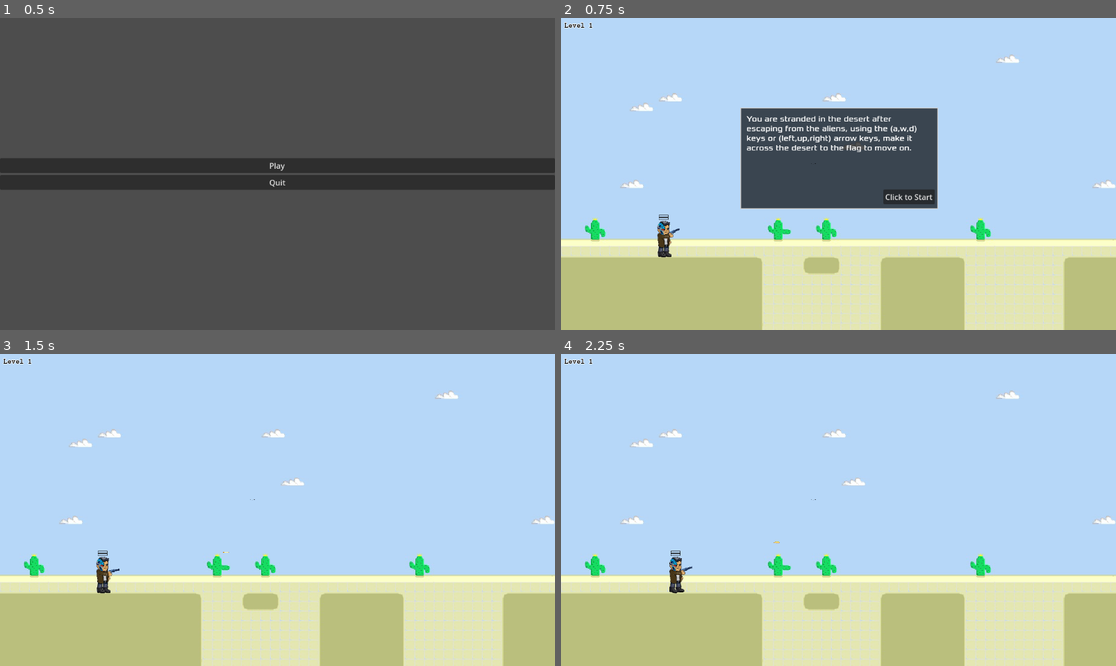
Above: before the commit, frames 1-4 (two rows, left to right).
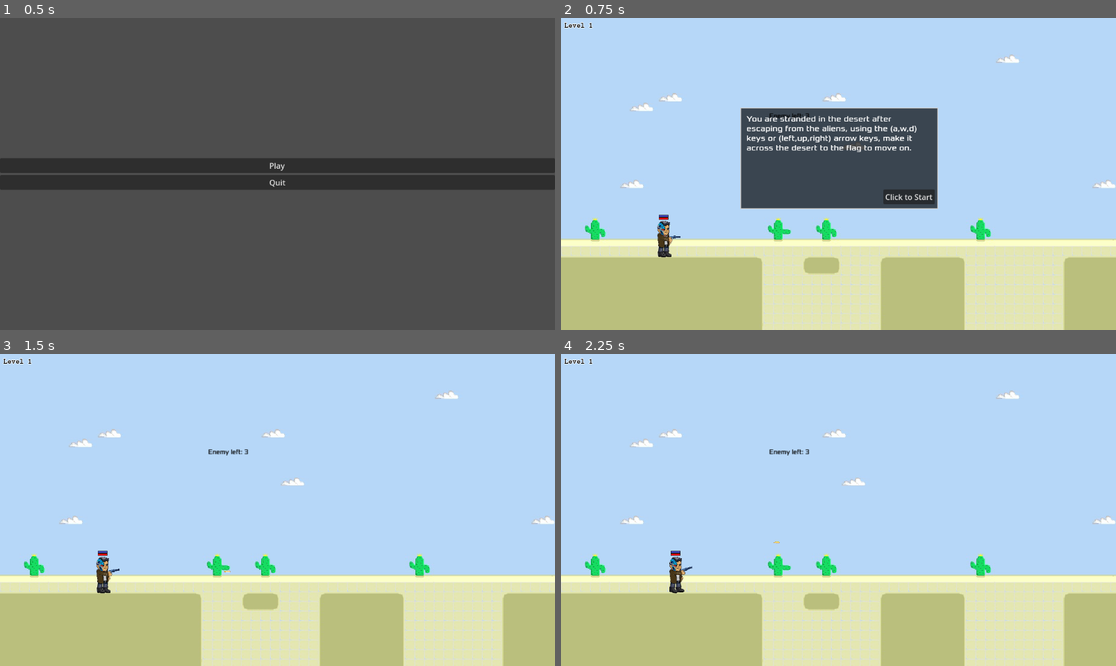
Above: after the commit, the same moments.

Repository: Patelprincein/CS2053Project-team16
Game: Godot game, scene res://scenes/main_menu.tscn
Two runs of this game, one before a commit and one after it. Both use one fixed random seed, a clock stepped at 60 frames per second and the inputs below.
Inputs (mouse positions are in pixels of both pictures, inside the frame that each line leads up to):
- Up to frame 1 (0.5 s): no input
- Up to frame 2 (0.75 s): click "Play" at 0.5 s
- Up to frame 3 (1.5 s): click "Click to Start" at 1.25 s
- Up to frame 4 (2.25 s): tap Enter at 2 s; move the mouse to (960, 494) at 2.02 s; press the mouse at (960, 494) at 2.03 s; hold D (right) from 2.03 s (still down)

Frame 1 is identical in both runs. In frame 2, 0.1% of the frame differs, in the area x 17-46%, y 30-72%; in frame 3, 0.1%; in frame 4, 0.1%.

Commit message:
added flag functionality
flag actives when all enemy dies until all enemies dies player wont able to see flag..

Diff:
--- a/project---robots--a-survival-challenge/enemies/enemy_flying_3.gd
+++ b/project---robots--a-survival-challenge/enemies/enemy_flying_3.gd
@@ -101,16 +101,13 @@
 		queue_free()
 
 func add_score():
-	print("aa")
 	score_label.enemy_killed()
-
 
 
 func _on_bullet_timer_timeout() -> void:
 	if seePlayer:
 		shoot()
 
-
 func _on_area_2d_area_entered(area: Area2D) -> void:
 	if area.is_in_group("playerBullet"):
 		got_hit()
--- a/project---robots--a-survival-challenge/enemies/enemy_patrol_1.gd
+++ b/project---robots--a-survival-challenge/enemies/enemy_patrol_1.gd
@@ -20,7 +20,6 @@
 func _physics_process(delta: float) -> void:
 	if patrolling:
 		patrol(delta)
-
 	check_if_sees_player()
 
 
@@ -47,7 +46,6 @@
 			patrolling = false
 			$AnimatedSprite2D.play("idle")
 
-
 # Shoot the player
 func shoot():
 	var bullet = bullet_scene.instantiate()
@@ -55,7 +53,7 @@
 	bullet.direction = (player.global_position - global_position).normalized()
 	get_parent().add_child(bullet)
 
-# Ouch
+# Kill alien
 func got_hit():
 	health -= 1
 	$HealthBar.value = health
@@ -64,14 +62,12 @@
 		queue_free()
 
 func add_score():
-	print("aa")
 	score_label.enemy_killed()
 
 func _on_bullet_timer_timeout() -> void:
 	if not patrolling:
 		shoot()
 
-
 func _on_area_2d_area_entered(area: Area2D) -> void:
 	if area.is_in_group("playerBullet"):
 		got_hit()
--- a/project---robots--a-survival-challenge/enemies/enemy_patrol_2.gd
+++ b/project---robots--a-survival-challenge/enemies/enemy_patrol_2.gd
@@ -64,7 +64,6 @@
 		queue_free()
 
 func add_score():
-	print("aa")
 	score_label.enemy_killed()
 
 
--- a/project---robots--a-survival-challenge/level_1.gd
+++ b/project---robots--a-survival-challenge/level_1.gd
@@ -1,11 +1,28 @@
 extends Node2D
 
 const NEXT_LEVEL: String = "res://scenes/levels/level_2.tscn"
+@onready var score_node = get_node("Camera2D/ScoreLabel")
 
-# Called when the node enters the scene tree for the first time.
+var max_score = 3
+var can_move = false
+
+
 func _ready() -> void:
-	print("level1")
+	pass
+
+@warning_ignore("unused_parameter")
+func _process(delta: float) -> void:
+
+	visible_flag(can_move)
+
+	if(score_node.score1 == max_score):
+		can_move = true
+
+
+func visible_flag(val):
+	$Flag.visible = val
+
 
 func _on_end_level_2_body_entered(body: Node2D) -> void:
-	if body.name == "Player-Body" and body.can_end:
+	if body.name == "Player-Body" and can_move:
 		get_tree().change_scene_to_file(NEXT_LEVEL)
--- a/project---robots--a-survival-challenge/player/scripts/bullet.gd
+++ b/project---robots--a-survival-challenge/player/scripts/bullet.gd
@@ -8,6 +8,7 @@
 	position += direction * speed * delta
 
 
+@warning_ignore("unused_parameter")
 func _on_Bullet_body_entered(body: Node) -> void:
 	queue_free()
 
--- a/project---robots--a-survival-challenge/player/scripts/player_body.gd
+++ b/project---robots--a-survival-challenge/player/scripts/player_body.gd
@@ -1,105 +1,112 @@
 extends CharacterBody2D
 
 const speed = 100
-
-@export var GRAVITY = 250  # Gravity
-@export var fly_speed = 500
 const JUMP_FORCE = 200
 
+@export var GRAVITY = 250
+@export var fly_speed = 40
+@onready var energy_bar = $FlightEnergyBar
+@onready var health_bar = $HealthBar
+
+var health = 50.0
 var left_arm
 var body_scale_x
-
-var can_move: bool
-var can_end: bool
-
-var tdleta
+var can_move = false
 var flight_energy = 100.0
-
-@onready var energy_bar = $FlightEnergyBar
-@export var health: int = 20
-
 
 func _ready() -> void:
 	left_arm = $Body/Left_arm
+	body_scale_x = $Body.scale.x
 	visible_jets(false)
-	body_scale_x = $Body.scale.x
-	can_end = false
+	$FlightEnergyBar.max_value = flight_energy
+	$FlightEnergyBar.value = flight_energy
+	$HealthBar.max_value = health
+	$HealthBar.value = health
 
 
 @warning_ignore("unused_parameter")
 func _process(dleta):
-	if $Body.scale.x > 0:
-		left_arm.rotation = (get_global_mouse_position() - left_arm.global_position).angle()
-	else:
-		var dir = get_global_mouse_position() - left_arm.global_position
-		dir.x = -dir.x
-		left_arm.rotation = dir.angle()
+	if can_move:
+		if $Body.scale.x > 0:
+			left_arm.rotation = (get_global_mouse_position() - left_arm.global_position).angle()
+		else:
+			var dir = get_global_mouse_position() - left_arm.global_position
+			dir.x = -dir.x
+			left_arm.rotation = dir.angle()
 
 
 func _physics_process(delta: float) -> void:
 	velocity.x = 0
-
-	if (((left_arm.rotation_degrees < -90 && left_arm.rotation_degrees > -180) || (left_arm.rotation_degrees < 180 && left_arm.rotation_degrees > 90)) && ((get_global_mouse_position().x - left_arm.global_position.x) < 0)):
-		$Body.scale.x = -$Body.scale.x
-	if (((left_arm.rotation_degrees < -90 && left_arm.rotation_degrees > -180) || (left_arm.rotation_degrees < 180 && left_arm.rotation_degrees > 90)) && ((get_global_mouse_position().x - left_arm.global_position.x) > 0)):
-		$Body.scale.x = -$Body.scale.x
+	if can_move and health < 50:
+		health += 0.7 * delta
+		health_bar.value = health
+	if can_move:
+		player_faces()
+	# Moving Right ([LEFT]/[A])
 	if can_move and Input.is_action_pressed("left"):
 		velocity.x = -speed
 		$AnimationPlayer.play("walk")
-		#if $Body.scale.x > 0:
-		#	$Body.scale.x = -body_scale_x
 
 	# Moving Right ([RIGHT]/[D])
 	if can_move and Input.is_action_pressed("right"):
 		velocity.x = speed
 		$AnimationPlayer.play("walk")
-		#if $Body.scale.x < 0:
-		#	$Body.scale.x = body_scale_x
-
-	# Not Moving
-	if not Input.is_action_pressed("right") and not Input.is_action_pressed("left"):
-		$AnimationPlayer.play("idle")
 
 	# Jump ([SPACE])
 	if can_move and is_on_floor() and Input.is_action_pressed("jump"):
 		velocity.y = -JUMP_FORCE
 
+	if not Input.is_action_pressed("up") and can_move:
+		if flight_energy < 100:
+			flight_energy += 0.8
+			energy_bar.value = flight_energy
+
 	# Flying ([UP]/[W])
-	if can_move and Input.is_action_pressed("up"):
-		velocity.y -= fly_speed * delta
-		$Body/ChestSprite/LLeg/LJet.visible = true
-		$Body/ChestSprite/RLeg/RJet.visible = true
+	if can_move and Input.is_action_pressed("up") and flight_energy > 0:
+		velocity.y -= fly_speed * 0.18
+
+		# Fuel uses to Fly
+		flight_energy -= 0.5
+		energy_bar.value = flight_energy
+
+		# Jets visible
+		visible_jets(true)
 
 		if Input.is_action_pressed("left") or Input.is_action_pressed("right"):
 			$AnimationPlayer.play("Fly")
 		else:
 			$AnimationPlayer.play("idle")
 	else:
+		# Jets invisible
 		visible_jets(false)
+
+
 	velocity.y += GRAVITY * delta
 	move_and_slide()
 
+
 func _input(event):
-	# Fire ([LEFT_MOUSE_CLICK])
 	if event.is_action_pressed("shoot"):
 		$Body/Left_arm/Gun._fire_bullet()
+
 
 func got_hit():
 	health -= 1
 	$HealthBar.value = health
 	if health <= 0:
-
 		get_tree().reload_current_scene()
 
-func _on_area_2d_area_entered(area: Area2D) -> void:
-	print(area.name)
+
+func _on_area_2d_area_entered(area):
 	if area.is_in_group("enemyBullet"):
 		got_hit()
 		area.queue_free()
 
-func visible_jets(ans):
-	$Body/ChestSprite/RLeg/RJet.visible = ans
-	$Body/ChestSprite/LLeg/LJet.visible = ans
+
+func visible_jets(val):
+	$Body/ChestSprite/RLeg/RJet.visible = val
+	$Body/ChestSprite/LLeg/LJet.visible = val
+
 
 func player_faces():
 	if (((left_arm.rotation_degrees < -90 && left_arm.rotation_degrees > -180) || (left_arm.rotation_degrees < 180 && left_arm.rotation_degrees > 90)) && ((get_global_mouse_position().x - left_arm.global_position.x) < 0)):
--- a/project---robots--a-survival-challenge/scenes/levels/dialogue.gd
+++ b/project---robots--a-survival-challenge/scenes/levels/dialogue.gd
@@ -1,11 +1,12 @@
 extends Panel
 
-
-@onready var dialogue_box : Panel = get_node("/root/level-1/CanvasLayer/DialogueBox")
+@onready var dialogue_box : Panel = get_node("/root/level_2/CanvasLayer/DialogueBox")
 @export var player: Node2D
 
+func _ready() -> void:
+	pass
+
 func _on_start_button_pressed() -> void:
-	@warning_ignore("shadowed_variable")
 	var dialogue_box = get_parent()
 	dialogue_box.visible = false
 	player.can_move = true
--- a/project---robots--a-survival-challenge/scenes/levels/level_1.tscn
+++ b/project---robots--a-survival-challenge/scenes/levels/level_1.tscn
@@ -135,7 +135,7 @@
 [sub_resource type="RectangleShape2D" id="RectangleShape2D_8356f"]
 size = Vector2(21, 49)
 
-[node name="level-1" type="Node2D"]
+[node name="level_1" type="Node2D"]
 script = ExtResource("1_lyj1o")
 
 [node name="TileMap" type="Node2D" parent="."]
@@ -202,10 +202,11 @@
 player = NodePath("../Player-Body")
 
 [node name="ScoreLabel" type="Label" parent="Camera2D" node_paths=PackedStringArray("player")]
-offset_left = -455.0
-offset_top = -177.0
-offset_right = -313.0
-offset_bottom = -154.0
+offset_left = -1150.0
+offset_top = -1050.0
+offset_right = -1008.0
+offset_bottom = -1027.0
+scale = Vector2(8.66191, 11.1242)
 text = "Aliens defeated : 0"
 label_settings = SubResource("LabelSettings_wm56r")
 script = ExtResource("11_j2unq")
@@ -299,7 +300,7 @@
 metadata/_edit_use_anchors_ = true
 
 [node name="Flag" type="Sprite2D" parent="."]
-position = Vector2(2260, 315)
+position = Vector2(2301, 316)
 texture = ExtResource("11_3e5ps")
 
 [node name="endLevel2" type="Area2D" parent="Flag"]
@@ -310,3 +311,4 @@
 shape = SubResource("RectangleShape2D_8356f")
 
 [connection signal="pressed" from="CanvasLayer/DialogueBox/StartButton" to="CanvasLayer/DialogueBox" method="_on_start_button_pressed"]
+[connection signal="body_entered" from="Flag/endLevel2" to="." method="_on_end_level_2_body_entered"]
--- a/project---robots--a-survival-challenge/scenes/levels/level_2.gd
+++ b/project---robots--a-survival-challenge/scenes/levels/level_2.gd
@@ -2,11 +2,26 @@
 
 const NEXT_LEVEL: String = "res://scenes/levels/level_3.tscn"
 
-# Called when the node enters the scene tree for the first time.
+@onready var score_node = get_node("Camera2D/ScoreLabel")
+
+var max_score = 5
+var can_move = false
+
+
 func _ready() -> void:
-	print("level2")
+	pass
+
+func _process(delta: float) -> void:
+
+	visible_flag(can_move)
+	print(score_node.score1)
+	if(score_node.score1 == max_score):
+		can_move = true
+
+func visible_flag(val):
+	$Flag.visible = val
 
 
 func _on_end_level_2_body_entered(body: Node2D) -> void:
-	if body.name == "Player-Body" and body.can_end:
+	if body.name == "Player-Body" and can_move:
 		get_tree().change_scene_to_file(NEXT_LEVEL)
--- a/project---robots--a-survival-challenge/scenes/levels/level_2.tscn
+++ b/project---robots--a-survival-challenge/scenes/levels/level_2.tscn
@@ -286,7 +286,7 @@
 player = NodePath("../../../../Player-Body")
 
 [node name="Flag" type="Sprite2D" parent="."]
-position = Vector2(2200, 189)
+position = Vector2(2263, 188)
 texture = ExtResource("7_3cmso")
 
 [node name="endLevel2" type="Area2D" parent="Flag"]
--- a/project---robots--a-survival-challenge/scenes/levels/level_3.gd
+++ b/project---robots--a-survival-challenge/scenes/levels/level_3.gd
@@ -2,16 +2,24 @@
 
 const NEXT_LEVEL: String = "res://scenes/levels/level_4.tscn"
 
-# Called when the node enters the scene tree for the first time.
+@onready var score_node = get_node("Camera2D/ScoreLabel")
+
+var max_score = 5
+var can_move = false
+
 func _ready() -> void:
-	print("level3")
+	pass
+
+@warning_ignore("unused_parameter")
+func _process(delta: float) -> void:
+	if(score_node.score1 == max_score):
+		can_move = true
+	visible_flag(can_move)
+
+func visible_flag(val):
+	$Flag.visible = val
 
 
-# Called every frame. 'delta' is the elapsed time since the previous frame.
-func _process(delta: float) -> void:
-	pass
-
-
-func _on_end_level_2_body_entered(body: Node2D) -> void:
-	if body.name == "Player-Body" and body.can_end:
+func _on_end_level_3_body_entered(body: Node2D) -> void:
+	if body.name == "Player-Body" and score_node.score1 == max_score:
 		get_tree().change_scene_to_file(NEXT_LEVEL)
--- a/project---robots--a-survival-challenge/scenes/levels/level_3.tscn
+++ b/project---robots--a-survival-challenge/scenes/levels/level_3.tscn
@@ -176,14 +176,12 @@
 [node name="patrol2" type="Path2D" parent="Enemies"]
 curve = SubResource("Curve2D_v3j6l")
 
-
 [node name="PathFollow2D" type="PathFollow2D" parent="Enemies/patrol2"]
 position = Vector2(1334.64, 205)
 rotation = -0.011299
 progress = 489.358
 rotates = false
 
-
 [node name="enemy_patrol_2" parent="Enemies/patrol2/PathFollow2D" node_paths=PackedStringArray("player") instance=ExtResource("9_arpga")]
 player = NodePath("../../../../Player-Body")
 
@@ -224,7 +222,7 @@
 player = NodePath("../../../../Player-Body")
 
 [node name="Flag" type="Sprite2D" parent="."]
-position = Vector2(2208, 93)
+position = Vector2(2330, 89)
 texture = ExtResource("7_exi43")
 
 [node name="endLevel2" type="Area2D" parent="Flag"]
@@ -334,5 +332,5 @@
 "
 label_settings = SubResource("LabelSettings_lrofa")
 
-[connection signal="body_entered" from="Flag/endLevel2" to="." method="_on_end_level_2_body_entered"]
+[connection signal="body_entered" from="Flag/endLevel2" to="." method="_on_end_level_3_body_entered"]
 [connection signal="pressed" from="Camera2D/CanvasLayer/DialogueBox/StartButton" to="Camera2D/CanvasLayer/DialogueBox" method="_on_start_button_pressed"]
--- a/project---robots--a-survival-challenge/scenes/levels/level_4.gd
+++ b/project---robots--a-survival-challenge/scenes/levels/level_4.gd
@@ -1,11 +1,28 @@
 extends Node2D
 
 const NEXT_LEVEL: String = "res://scenes/levels/level_5.tscn"
+@onready var score_node = get_node("Camera2D/ScoreLabel")
 
-# Called when the node enters the scene tree for the first time.
+var max_score = 7
+var can_move = false
+
+
 func _ready() -> void:
 	print("level4")
 
-func _on_end_level_2_body_entered(body: Node2D) -> void:
-	if body.name == "Player-Body" and body.can_end:
+
+@warning_ignore("unused_parameter")
+func _process(delta: float) -> void:
+	visible_flag(can_move)
+
+	if(score_node.score1 == max_score):
+		can_move = true
+
+func visible_flag(val):
+	$Flag.visible = val
+
+
+
+func _on_end_level_4_body_entered(body: Node2D) -> void:
+	if body.name == "Player-Body" and can_move:
 		get_tree().change_scene_to_file(NEXT_LEVEL)
--- a/project---robots--a-survival-challenge/scenes/levels/level_4.tscn
+++ b/project---robots--a-survival-challenge/scenes/levels/level_4.tscn
@@ -310,7 +310,6 @@
 layout_mode = 2
 text = "Menu"
 
-
 [node name="CanvasLayer" type="CanvasLayer" parent="Camera2D"]
 
 [node name="DialogueBox" type="Panel" parent="Camera2D/CanvasLayer" node_paths=PackedStringArray("player")]
@@ -355,5 +354,5 @@
 text = "Click to Start"
 metadata/_edit_use_anchors_ = true
 
-[connection signal="body_entered" from="Flag/endLevel2" to="." method="_on_end_level_2_body_entered"]
+[connection signal="body_entered" from="Flag/endLevel2" to="." method="_on_end_level_4_body_entered"]
 [connection signal="pressed" from="Camera2D/CanvasLayer/DialogueBox/StartButton" to="Camera2D/CanvasLayer/DialogueBox" method="_on_start_button_pressed"]
--- a/project---robots--a-survival-challenge/scenes/levels/level_5.gd
+++ b/project---robots--a-survival-challenge/scenes/levels/level_5.gd
@@ -1,12 +1,25 @@
 extends Node2D
 
 const NEXT_LEVEL: String = "res://scenes/levels/level_6.tscn"
+@onready var score_node = get_node("Camera2D/ScoreLabel")
+
+var max_score = 9
+var can_move = false
 
 # Called when the node enters the scene tree for the first time.
 func _ready() -> void:
 	print("level5")
 
+@warning_ignore("unused_parameter")
+func _process(delta: float) -> void:
+	visible_flag(can_move)
 
-func _on_end_level_2_body_entered(body: Node2D) -> void:
-	if body.name == "Player-Body" and body.can_end:
+	if(score_node.score1 == max_score):
+		can_move = true
+
+func visible_flag(val):
+	$Flag.visible = val
+
+func _on_end_level_5_body_entered(body: Node2D) -> void:
+	if body.name == "Player-Body" and can_move:
 		get_tree().change_scene_to_file(NEXT_LEVEL)
--- a/project---robots--a-survival-challenge/scenes/levels/level_5.tscn
+++ b/project---robots--a-survival-challenge/scenes/levels/level_5.tscn
@@ -451,4 +451,4 @@
 shape = SubResource("RectangleShape2D_6ifj0")
 
 [connection signal="pressed" from="Camera2D/CanvasLayer/DialogueBox/StartButton" to="Camera2D/CanvasLayer/DialogueBox" method="_on_start_button_pressed"]
-[connection signal="body_entered" from="Flag/endLevel2" to="." method="_on_end_level_2_body_entered"]
+[connection signal="body_entered" from="Flag/endLevel2" to="." method="_on_end_level_5_body_entered"]
--- a/project---robots--a-survival-challenge/scenes/levels/level_6.gd
+++ b/project---robots--a-survival-challenge/scenes/levels/level_6.gd
@@ -2,17 +2,15 @@
 
 # Go back to level-1 (temporary)
 const NEXT_LEVEL: String = "res://scenes/levels/level_1.tscn"
+@onready var score_node = get_node("Camera2D/ScoreLabel")
+
+var max_score = 1
 
 # Called when the node enters the scene tree for the first time.
 func _ready() -> void:
 	print("level6")
 
-
-# Called every frame. 'delta' is the elapsed time since the previous frame.
+@warning_ignore("unused_parameter")
 func _process(delta: float) -> void:
-	pass
-
-
-func _on_end_of_level_body_entered(body: Node2D) -> void:
-	if body.name == "Player":
-		get_tree().change_scene_to_file(NEXT_LEVEL)
+	if(score_node.score1 == max_score):
+		pass
--- a/project---robots--a-survival-challenge/scenes/levels/scoreLabel.gd
+++ b/project---robots--a-survival-challenge/scenes/levels/scoreLabel.gd
@@ -11,5 +11,3 @@
 func enemy_killed() -> void:
 	score1 += 1
 	text = "Enemy left: %s" % (MAX_SCORE1 - score1)
-	if score1 == MAX_SCORE1:
-		player.can_end = true
--- a/project---robots--a-survival-challenge/scenes/main_menu.gd
+++ b/project---robots--a-survival-challenge/scenes/main_menu.gd
@@ -9,6 +9,7 @@
 
 
 # Called every frame. 'delta' is the elapsed time since the previous frame.
+@warning_ignore("unused_parameter")
 func _process(delta: float) -> void:
 	pass
 
